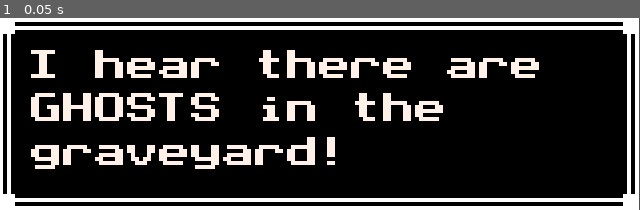
Above: before the commit, frame 1.
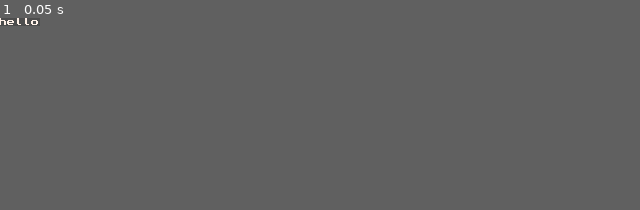
Above: after the commit, the same moment.

Repository: pilsef/drawing-nl
Game: Godot game, scene res://Root.tscn
Same seed, same stepped clock (60 frames per second), same inputs: the game is played once before the commit and once after it.
Inputs:
- Up to frame 1 (0.05 s): no input
In our replay, the window is 640x192 before the commit and 40x8 after it. These sizes can differ from the game's own. Grey fills any space a smaller window leaves; there, only what the larger window draws over its background counts as a difference.

The runs differ from the first frame. In frame 1, 21% of the frame differs, in the area x 0-100%, y 0-100%.

Commit message:
add character select screen example

Diff:
--- a/Root.tscn
+++ b/Root.tscn
@@ -1,13 +1,12 @@
 [gd_scene load_steps=4 format=3 uid="uid://dsrjwy4mgqm0f"]
 
 [ext_resource type="Script" path="res://Boot.gd" id="1_i05s4"]
-[ext_resource type="Script" path="res://fn/examples/FnGuRpgTextBox.gd" id="2_rq0ea"]
+[ext_resource type="Script" path="res://fn/FnGu.gd" id="2_yb31r"]
 
-[sub_resource type="Resource" id="Resource_g4phn"]
-script = ExtResource("2_rq0ea")
-text = "I hear there are GHOSTS in the graveyard!"
+[sub_resource type="Resource" id="Resource_3nhd0"]
+script = ExtResource("2_yb31r")
 
 [node name="Root" type="Node2D"]
 position = Vector2(-1, 0)
 script = ExtResource("1_i05s4")
-rq_gu_root = SubResource("Resource_g4phn")
+rq_gu_root = SubResource("Resource_3nhd0")
--- a/fn/FnGu.gd
+++ b/fn/FnGu.gd
@@ -51,7 +51,7 @@
 	)
 
 # top to bottom
-static func decorated(arr_rq_hierarchy:Array[Fn], rq_gu:Fn = null):
+static func decorated(arr_rq_hierarchy:Array, rq_gu:Fn = null):
 	var rq_decorated = FnGuDecorated.new()
 	rq_decorated.arr_rq_hierarchy = arr_rq_hierarchy
 	rq_decorated.rq_gu = rq_gu
@@ -185,10 +185,13 @@
 	return rq_gu_padded
 
 static func padded_a(amt, rq_gu:Fn = null):
-	return padded(amt, amt, amt, amt, rq_gu);
+	return padded(amt, amt, amt, amt, rq_gu)
+
+static func padded_hv(pad_h, pad_v, rq_gu:Fn = null):
+	return padded(pad_h, pad_h, pad_v, pad_v, rq_gu)
 
 static func padded_h(left, right, rq_gu:Fn = null):
-	return padded(left, right, 0, 0, rq_gu);
+	return padded(left, right, 0, 0, rq_gu)
 
 static func padded_v(top, bottom, rq_gu:Fn = null):
 	return padded(0, 0, top, bottom, rq_gu)
--- a/fn/FnGuDecorated.gd
+++ b/fn/FnGuDecorated.gd
@@ -2,7 +2,7 @@
 
 class_name FnGuDecorated
 
-@export var arr_rq_hierarchy : Array[Fn]
+@export var arr_rq_hierarchy : Array # [Fn]
 @export var rq_gu : Fn
 
 func exec():
--- /dev/null
+++ b/fn/examples/FnGuCharacterSelection.gd
@@ -0,0 +1,82 @@
+extends FnGu
+
+class_name FnCharacterSelection
+
+@export var tex_animal_selected = load("res://tex/animals/pelican.png")
+
+func exec():
+
+	var arr_tex_animals = load_pngs_at("res://tex/animals/")
+
+	var arr_rq_animals = []
+	for tex_animal in arr_tex_animals:
+		var rq_animal = get_rq_animal(tex_animal, tex_animal_selected)
+		arr_rq_animals.append(rq_animal)
+
+	var rq_animals = chained_rq_2d(arr_rq_animals, 5)
+
+	var name = tex_animal_selected.resource_path.get_file().get_basename()
+	var rq_portrait = decorated(
+		[
+			scaled(3),
+			padgrounded_hv(Color.DEEP_SKY_BLUE, 10, 20),
+			padgrounded_a(Color.WHITE, 4),
+			with(textd(name), Pos.BOTTOM_MIDDLE, Dir.DOWN, Vector2(0,10)),
+			backgrounded(Color.BLACK)
+		],
+		img(tex_animal_selected)
+	)
+
+	var rq_content_lower = chained_rq(
+		[rq_animals, space_h(20), rq_portrait],
+		Pos.RIGHT_MIDDLE, Dir.RIGHT
+	)
+
+	var rq_content_upper = scaled(1.5, textd("CHOOSE YOUR CHARACTER!"))
+
+	var rq_content = chained_rq(
+		[rq_content_upper, space_v(10), rq_content_lower],
+		Pos.BOTTOM_MIDDLE, Dir.DOWN
+	)
+
+	return decorated(
+		[
+			scaled(2),
+			padgrounded_hv(Color.BLACK, 40, 50)
+		],
+		rq_content
+	).exec()
+
+static func get_rq_animal(tex_char, tex_char_selected):
+	var color_primary
+	var color_secondary
+
+	if (tex_char == tex_char_selected):
+		color_primary = Color.SKY_BLUE
+		color_secondary = Color.WHITE
+	else:
+		color_primary = Color.YELLOW_GREEN
+		color_secondary = Color.DARK_GREEN
+
+	return decorated(
+		[
+			padgrounded_a(color_primary, 8),
+			padgrounded_a(color_secondary, 4),
+			padded_a(8)
+		],
+		img(tex_char)
+	)
+
+
+static func load_pngs_at(path:String):
+	var dir = DirAccess.open(path)
+	if !dir:
+		return []
+
+	var arr = []
+
+	for file in dir.get_files():
+		if file.ends_with(".png"):
+			arr.append(load(path + file))
+
+	return arr
--- a/fn/examples/FnGuForm.gd
+++ b/fn/examples/FnGuForm.gd
@@ -6,16 +6,14 @@
 
 	var make_rq_textfield = func(string) :
 
-		var rq_box = padgrounded_a(Color.DIM_GRAY, 2,
+		var rq_text = tinted(Color.BLACK, textd(string))
+
+		return decorated(
+			[
+				padgrounded_a(Color.DIM_GRAY, 2),
+				with(rq_text, Pos.TOP_LEFT, Dir.UP_RIGHT, Vector2(0, -6))
+			],
 			box(Color.GHOST_WHITE, Vector2(250, 32))
-		)
-
-		return chained_rq(
-			[
-				tinted(Color.BLACK, textd(string)),
-				space_v(6),
-				rq_box
-			]
 		)
 
 	var rq_textfields = chained_rq(
--- a/fn/examples/FnGuWikiPage.gd
+++ b/fn/examples/FnGuWikiPage.gd
@@ -2,7 +2,7 @@
 
 class_name FnGuWikiPage
 
-@export var tex_img = preload("res://tex/pufferfish.png")
+@export var tex_img = preload("res://tex/animals/pufferfish.png")
 @export var str_name = "Pufferfish"
 @export var str_classification = "Aquatic creature"
 @export var str_desc = "" \
--- a/project.godot
+++ b/project.godot
@@ -18,6 +18,7 @@
 
 [debug]
 
+settings/gdscript/max_call_stack=2047
 gdscript/warnings/integer_division=0
 
 [display]
--- a/rq/rq_gu_chain_2d_test.tres
+++ b/rq/rq_gu_chain_2d_test.tres
@@ -1,13 +1,13 @@
 [gd_resource type="Resource" load_steps=9 format=2]
 
-[ext_resource type="Texture2D" uid="uid://ckpu3yvvwhk67" path="res://tex/polar-bear.png" id="1"]
-[ext_resource type="Texture2D" uid="uid://dwhg302a5vugv" path="res://tex/pelican.png" id="2"]
-[ext_resource type="Texture2D" uid="uid://bw4sxjsv0q3c4" path="res://tex/monkey.png" id="3"]
+[ext_resource type="Texture2D" uid="uid://ckpu3yvvwhk67" path="res://tex/animals/polar-bear.png" id="1"]
+[ext_resource type="Texture2D" uid="uid://dwhg302a5vugv" path="res://tex/animals/pelican.png" id="2"]
+[ext_resource type="Texture2D" uid="uid://bw4sxjsv0q3c4" path="res://tex/animals/monkey.png" id="3"]
 [ext_resource type="Script" path="res://fn/FnGuChain2d.gd" id="4"]
-[ext_resource type="Texture2D" uid="uid://tbr18xvqglpy" path="res://tex/owl.png" id="5"]
-[ext_resource type="Texture2D" uid="uid://qs7huv4lsecm" path="res://tex/pufferfish.png" id="6"]
-[ext_resource type="Texture2D" uid="uid://dl4624pv1s6yl" path="res://tex/shark.png" id="7"]
-[ext_resource type="Texture2D" uid="uid://c3hmgrshf8yn3" path="res://tex/rhino.png" id="8"]
+[ext_resource type="Texture2D" uid="uid://tbr18xvqglpy" path="res://tex/animals/owl.png" id="5"]
+[ext_resource type="Texture2D" uid="uid://qs7huv4lsecm" path="res://tex/animals/pufferfish.png" id="6"]
+[ext_resource type="Texture2D" uid="uid://dl4624pv1s6yl" path="res://tex/animals/shark.png" id="7"]
+[ext_resource type="Texture2D" uid="uid://c3hmgrshf8yn3" path="res://tex/animals/rhino.png" id="8"]
 
 [resource]
 script = ExtResource( 4 )
Renamed: tex/lightbulb.png -> lightbulb.png
Not shown, added: lightbulb.png.import
Binary file added: tex/animals/bear.png
Not shown, added: tex/animals/bear.png.import
Binary file added: tex/animals/bee.png
Not shown, changed: tex/animals/bee.png.import
Binary file added: tex/animals/caterpillar.png
Not shown, added: tex/animals/caterpillar.png.import
Binary file added: tex/animals/chameleon.png
Not shown, added: tex/animals/chameleon.png.import
Binary file added: tex/animals/cow.png
Not shown, added: tex/animals/cow.png.import
(and 30 more such lines)
